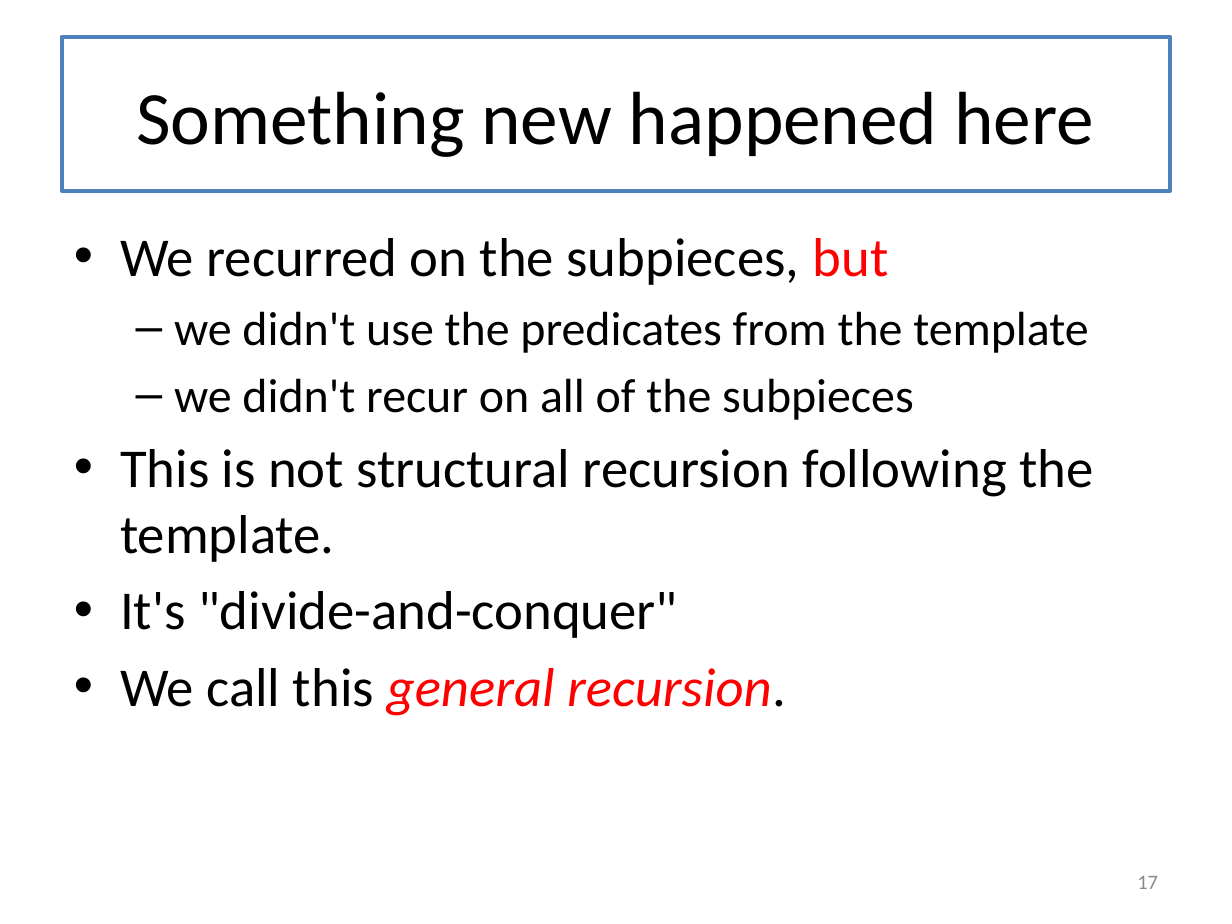
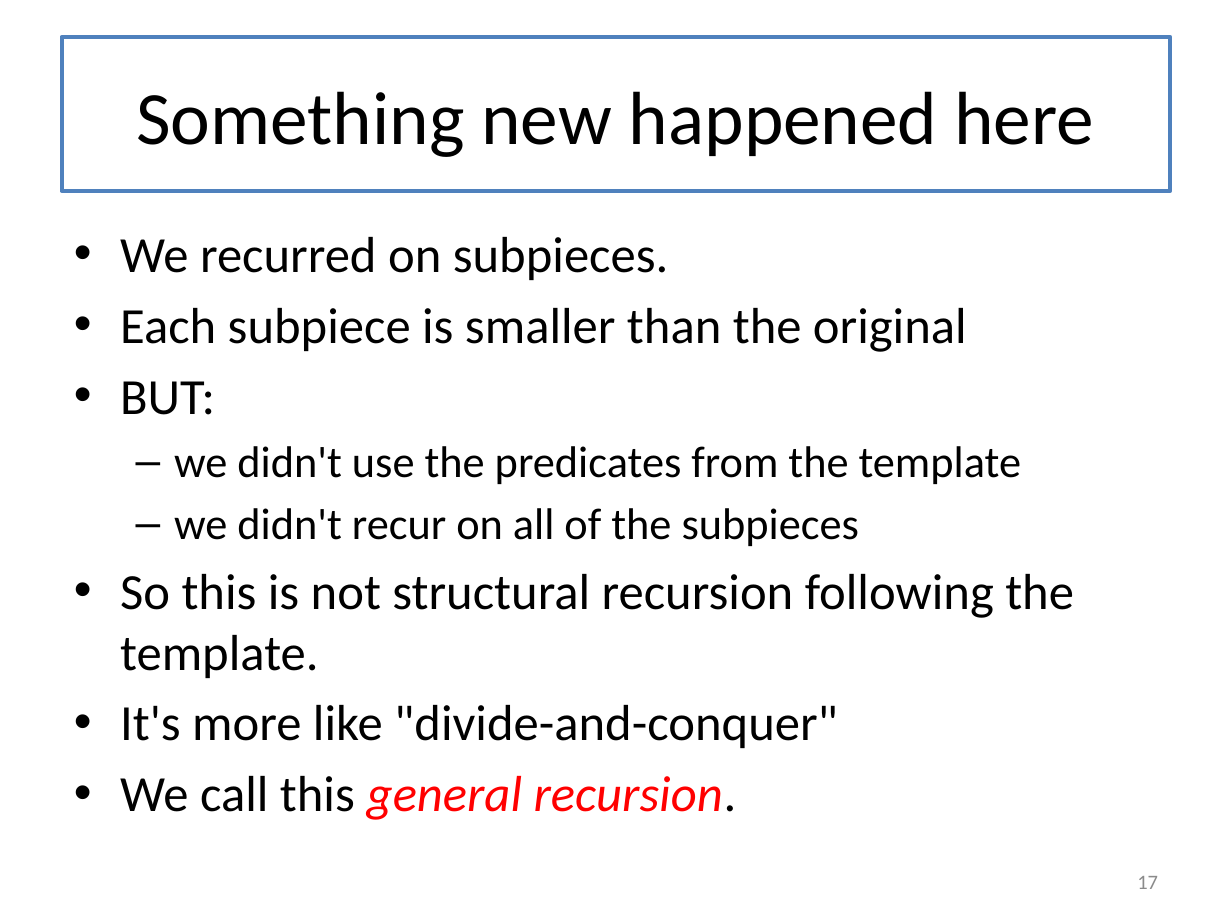
Before and after one commit to mwand/cs5010f16, a slide deck: slide 17 of Slides/Lesson 8.1 Introducing General Recursion.pptx. Drawn at 1232x924 pixels with LibreOffice and Linux fonts; fonts in the diff are those of the drawing. Boxes give left, top, right and bottom in pixels: in the first picture for what was removed or moved away, otherwise in the second. Text is boxed around its words. In the diff, an @@ line names an element or a change of style, - is before the commit and + after.

```diff
--- a/Slides/Lesson 8.1 Introducing General Recursion.pptx
+++ b/Slides/Lesson 8.1 Introducing General Recursion.pptx
@@ text at box(120, 237, 967, 415): text changed; size 32 to 29.6 pt @@
-• We recurred on the subpieces, but
+• We recurred on subpieces.
+• Each subpiece is smaller than the original
+• BUT:
@@ text at box(120, 446, 1022, 820): size 28 to 25.9 pt in "we didn't use the predicates from the ...", "we didn't recur on all of the ..."; size 32 to 29.6 pt in "We call this general recursion." @@
@@ text at box(120, 574, 1074, 748): text changed; size 32 to 29.6 pt @@
-• This is not structural recursion following the template.
-• It's "divide-and-conquer"
+• So this is not structural recursion following the template.
+• It's more like "divide-and-conquer"
```
Also in this commit, not shown: 25 other slides changed, 5 slides added, 5 other files.
